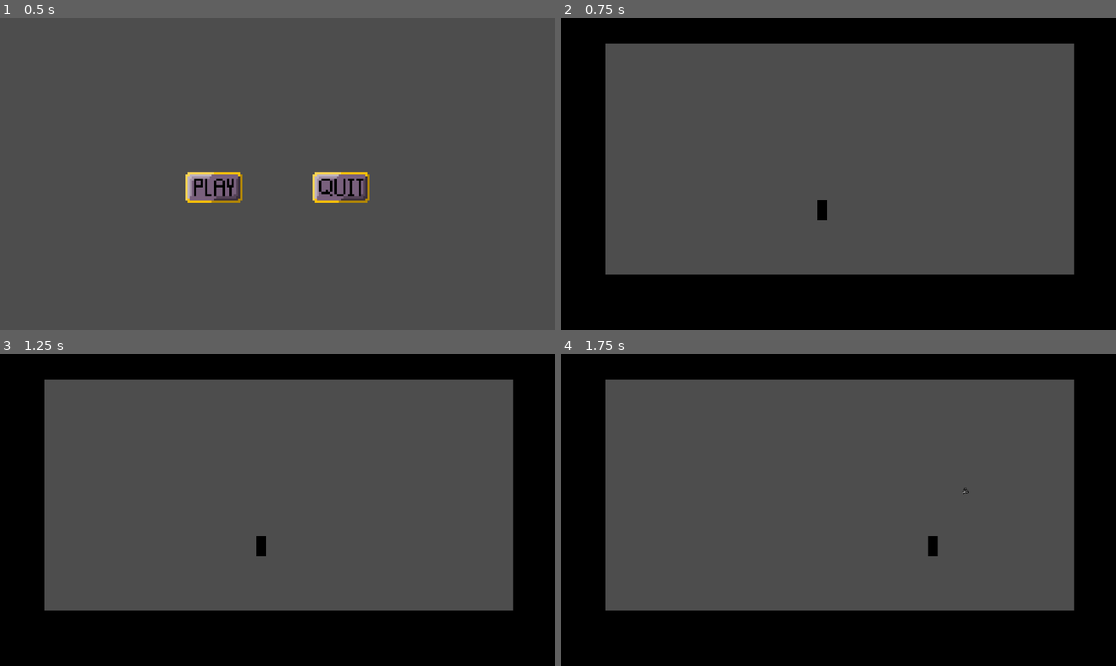
Above: before the commit, frames 1-4 (two rows, left to right).
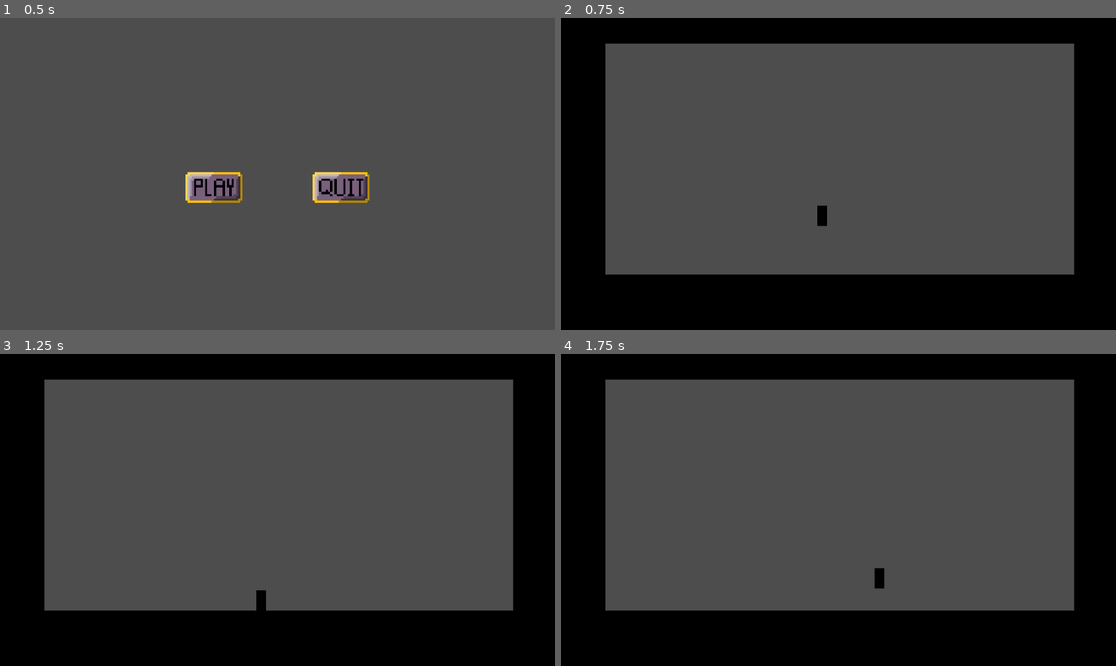
Above: after the commit, the same moments.

Repository: EightLimbed/Swordfighting-Game
Game: Godot game, scene res://Scenes/main.tscn
Two runs of this game, one before a commit and one after it. Both use one fixed random seed, a clock stepped at 60 frames per second and the inputs below.
Inputs (mouse positions are in pixels of both pictures, inside the frame that each line leads up to):
- Up to frame 1 (0.5 s): no input
- Up to frame 2 (0.75 s): click (777, 186) at 0.5 s
- Up to frame 3 (1.25 s): no input
- Up to frame 4 (1.75 s): move the mouse to (960, 494) at 1.27 s; press the mouse at (960, 494) at 1.28 s; hold Right (ui_right) from 1.28 s (still down); tap Space (SPACE) at 1.55 s

Frame 1 is identical in both runs. In frame 2, less than 0.1% of the frame differs, in the area x 46-48%, y 58-67%; in frame 3, 0.2%; in frame 4, 0.3%, in the area x 56-74%, y 42-76%.

Commit message:
Changed drawing from straight lines to normal drawing. I will use different image recognition

Diff:
--- a/Sword Fighting Game/Scenes/game.tscn
+++ b/Sword Fighting Game/Scenes/game.tscn
@@ -1,6 +1,7 @@
-[gd_scene load_steps=7 format=3 uid="uid://cilsyisiylghn"]
+[gd_scene load_steps=8 format=3 uid="uid://cilsyisiylghn"]
 
 [ext_resource type="PackedScene" uid="uid://bb2x6uaqvseop" path="res://actors/Player/Player.tscn" id="1_1hrwi"]
+[ext_resource type="Script" path="res://src/ComboRecognition.gd" id="2_vrj33"]
 
 [sub_resource type="GDScript" id="GDScript_2s4g8"]
 script/source = "extends Node2D
@@ -71,3 +72,6 @@
 position = Vector2(1116, 285)
 scale = Vector2(102.125, -515.25)
 texture = SubResource("GradientTexture2D_7j1x3")
+
+[node name="ComboRecognition" type="Node2D" parent="."]
+script = ExtResource("2_vrj33")
--- /dev/null
+++ b/Sword Fighting Game/src/ComboRecognition.gd
@@ -0,0 +1,22 @@
+extends Node2D
+
+var Points = Array()
+var Length = Points.size()
+
+# Called every frame. 'delta' is the elapsed time since the previous frame. #
+func _physics_process(delta: float) -> void:
+	Length = Points.size()
+	queue_redraw()
+
+	# Records coordinates, checks them for shapes, then deletes them #
+	if Input.is_action_pressed("LEFT_MOUSE"):
+		Points.append(get_local_mouse_position())
+	else:
+		# put shape recognition here #
+		Points.clear()
+
+func _draw() -> void:
+
+	# Draws Line #
+	if Length > 1:
+		draw_polyline(Points, Color("#f030a3"), 3)
--- a/Sword Fighting Game/src/Player.gd
+++ b/Sword Fighting Game/src/Player.gd
@@ -1,8 +1,7 @@
 extends CharacterBody2D
 
-
 const SPEED = 60.0
-const JUMP_VELOCITY = 300.0
+const JUMP_VELOCITY = 600.0
 const DAMPER = 0
 const AIR_DAMPER = 0.99
 const GRAPPLE_SPEED = 1000
@@ -14,7 +13,7 @@
 @onready var sprite_2d = $Sprite
 
 # Get the gravity from the project settings to be synced with RigidBody nodes.
-var gravity: int = 0 # ProjectSettings.get_setting("physics/2d/default_gravity")
+var gravity: int = 1000 # ProjectSettings.get_setting("physics/2d/default_gravity")
 
 
 func _physics_process(delta: float) -> void:
@@ -30,19 +29,20 @@
 		velocity.y += gravity * delta
 
 func do_fork() -> void:
-	if Input.is_action_just_pressed("SPACE"):
-		if fork == null:
-			fork = FORK.instantiate()
-			var to_mouse = Vector2(get_global_mouse_position().x - position.x, get_global_mouse_position().y - position.y).normalized()
-			fork.position = position + (to_mouse * FORK_OFFSET)
-			fork.look_at(get_global_mouse_position())
-			get_node(".").get_parent().add_child(fork)
-			fork.velocity = to_mouse * GRAPPLE_SPEED
-	if not fork == null and fork.is_attached():
-		var diff = Vector2(fork.position.x - position.x, fork.position.y - position.y)
-		velocity += diff.normalized() * GRAPPLE_STRENGTH
-		if fork.position.distance_to(position) < GRAPPLE_DIST_MIN:
-			fork.queue_free()
+	if not gravity > 0:
+		if Input.is_action_just_pressed("SPACE"):
+			if fork == null:
+				fork = FORK.instantiate()
+				var to_mouse = Vector2(get_global_mouse_position().x - position.x, get_global_mouse_position().y - position.y).normalized()
+				fork.position = position + (to_mouse * FORK_OFFSET)
+				fork.look_at(get_global_mouse_position())
+				get_node(".").get_parent().add_child(fork)
+				fork.velocity = to_mouse * GRAPPLE_SPEED
+		if not fork == null and fork.is_attached():
+			var diff = Vector2(fork.position.x - position.x, fork.position.y - position.y)
+			velocity += diff.normalized() * GRAPPLE_STRENGTH
+			if fork.position.distance_to(position) < GRAPPLE_DIST_MIN:
+				fork.queue_free()
 
 func walk() -> void:
 	var direction := Input.get_axis("ui_left", "ui_right")
@@ -55,9 +55,10 @@
 		velocity = velocity * DAMPER if colliding() else velocity * AIR_DAMPER
 
 func jump() -> void:
-	if Input.is_action_just_pressed("SPACE") and colliding():
-		var diff = Vector2(get_global_mouse_position().x - position.x, get_global_mouse_position().y - position.y)
-		velocity = diff.normalized() * JUMP_VELOCITY
+	if gravity > 0:
+		if Input.is_action_just_pressed("SPACE") and colliding():
+			var diff = Vector2(get_global_mouse_position().x - position.x, get_global_mouse_position().y - position.y)
+			velocity = diff.normalized() * JUMP_VELOCITY
 
 func colliding() -> bool:
 	return is_on_ceiling() or is_on_wall() or is_on_floor()
